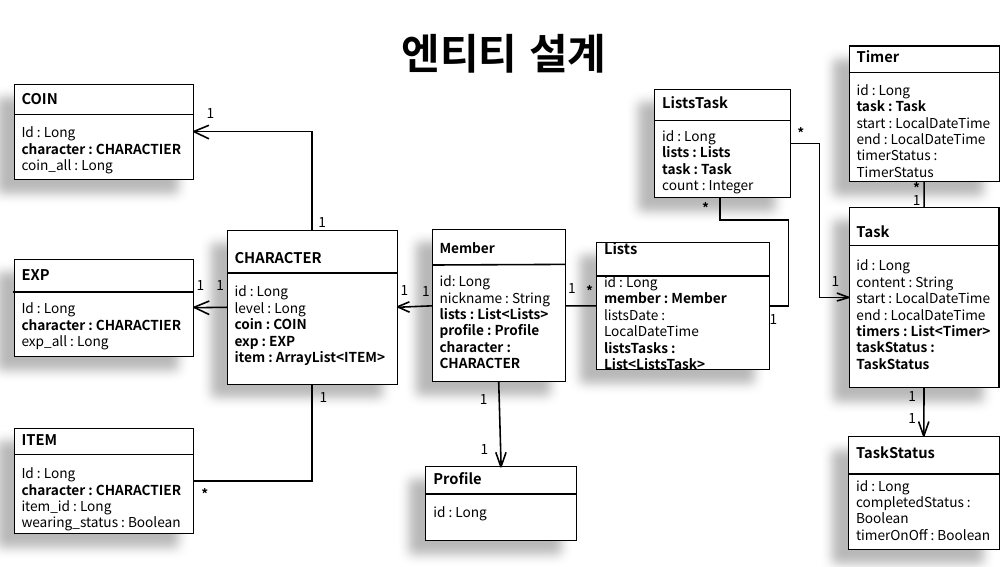
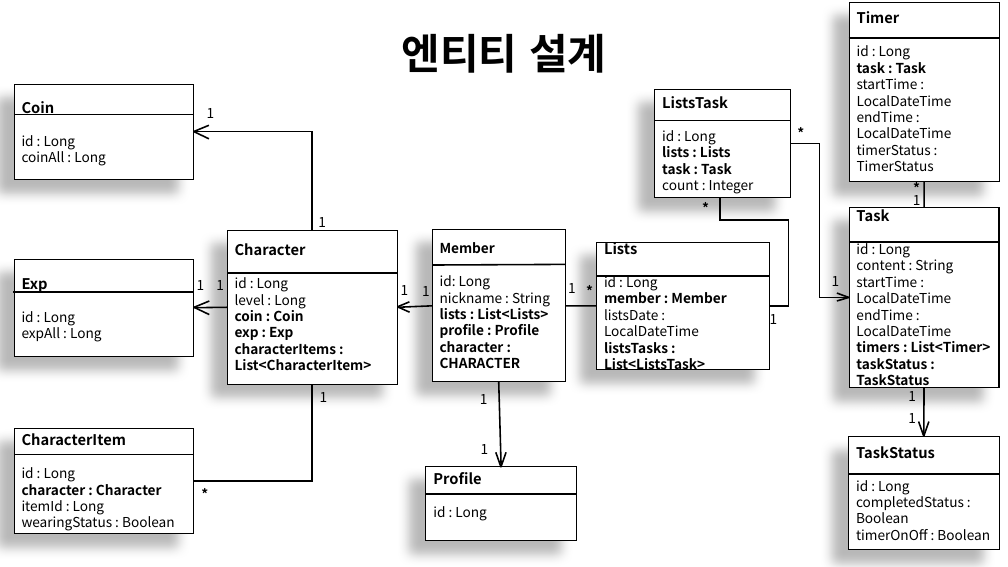
Before and after one commit to LvUpPlanner/LePl_Spring, a slide deck: slide 8 of LePl_Server.pptx. Drawn at 1008x567 pixels with LibreOffice and Linux fonts; fonts in the diff are those of the drawing. Boxes give left, top, right and bottom in pixels: in the first picture for what was removed or moved away, otherwise in the second. Text is boxed around its words. In the diff, an @@ line names an element or a change of style, - is before the commit and + after.

```diff
--- a/LePl_Server.pptx
+++ b/LePl_Server.pptx
@@ rectangle "Timer": place and size @@
-rectangle "Timer" at (849, 46, 999, 181)
+rectangle "Timer" at (849, 2, 999, 182)
@@ line moved from (849, 73) - (1000, 73) to (849, 38) - (1000, 38) @@
@@ text in rectangle at (857, 78, 952, 138): text changed @@
-start : LocalDateTime
-end : LocalDateTime
+startTime : LocalDateTime
+endTime : LocalDateTime
@@ text in rectangle at (22, 101, 105, 166): text changed; bold off @@
-COIN
-Id : Long
-character : CHARACTIER
-coin_all : Long
+Coin
+id : Long
+coinAll : Long
@@ text in rectangle at (235, 243, 306, 255): text changed @@
-CHARACTER
+Character
@@ line moved from (850, 246) - (1000, 246) to (850, 242) - (1000, 242) @@
@@ text in rectangle at (856, 276, 951, 336): text changed @@
-start : LocalDateTime
-end : LocalDateTime
+startTime : LocalDateTime
+endTime : LocalDateTime
@@ text in rectangle at (22, 311, 101, 342): text changed; bold off @@
-EXP
-Id : Long
-character : CHARACTIER
-exp_all : Long
+Exp
+id : Long
+expAll : Long
@@ text in rectangle at (235, 308, 372, 370): text changed @@
-coin : COIN
-exp : EXP
-item : ArrayList<ITEM>
+coin : Coin
+exp : Exp
+characterItems : List<CharacterItem>
@@ text in rectangle at (22, 433, 175, 531): text changed @@
-ITEM
-Id : Long
-character : CHARACTIER
-item_id : Long
-wearing_status : Boolean
+CharacterItem
+id : Long
+character : Character
+itemId : Long
+wearingStatus : Boolean
```
Also in this commit, not shown: 2 other slides changed, 4 other files.
